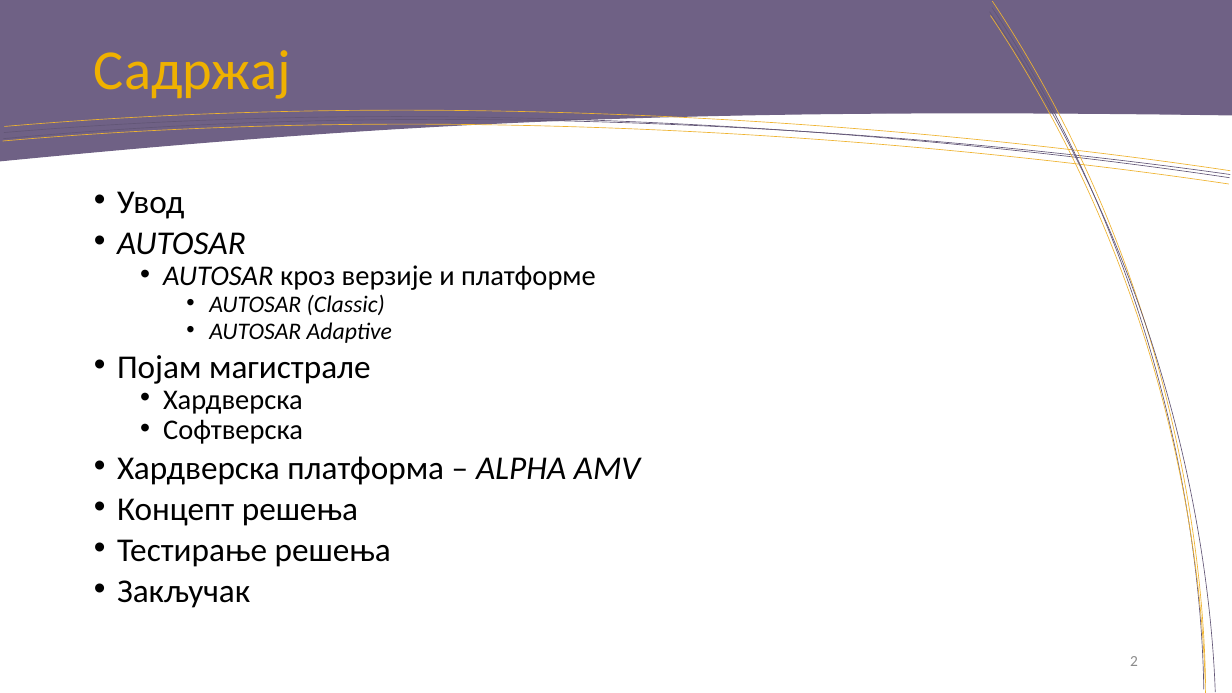
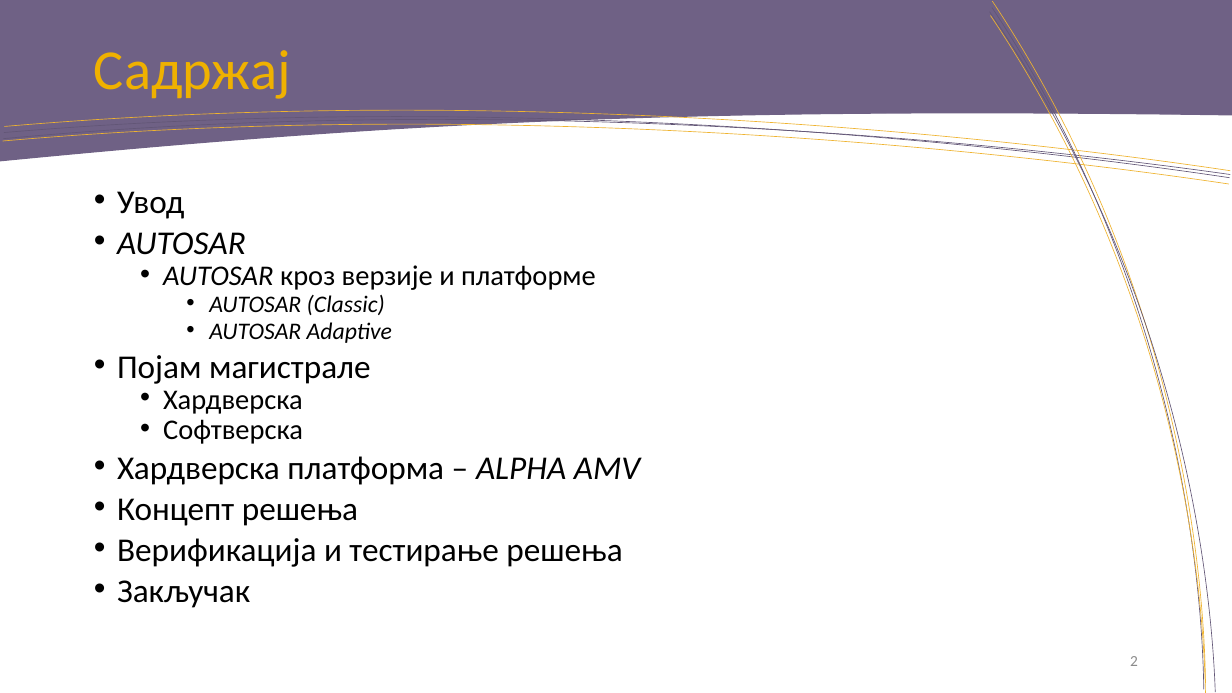
Before and after one commit to rondor1/msc, a slide deck: slide 2 of msc-e28-2018-pres.pptx. Drawn at 1232x693 pixels with LibreOffice and Linux fonts; fonts in the diff are those of the drawing; background and template pictures are left out. Boxes give left, top, right and bottom in pixels: in the first picture for what was removed or moved away, otherwise in the second. Text is boxed around its words. In the diff, an @@ line names an element or a change of style, - is before the commit and + after.

```diff
--- a/msc-e28-2018-pres.pptx
+++ b/msc-e28-2018-pres.pptx
@@ text at [117,538,622,567]: text changed @@
-• Тестирање решења
+• Верификација и тестирање решења
```
Also in this commit, not shown: 10 other slides changed, 9 slides added, 3 slides removed.
